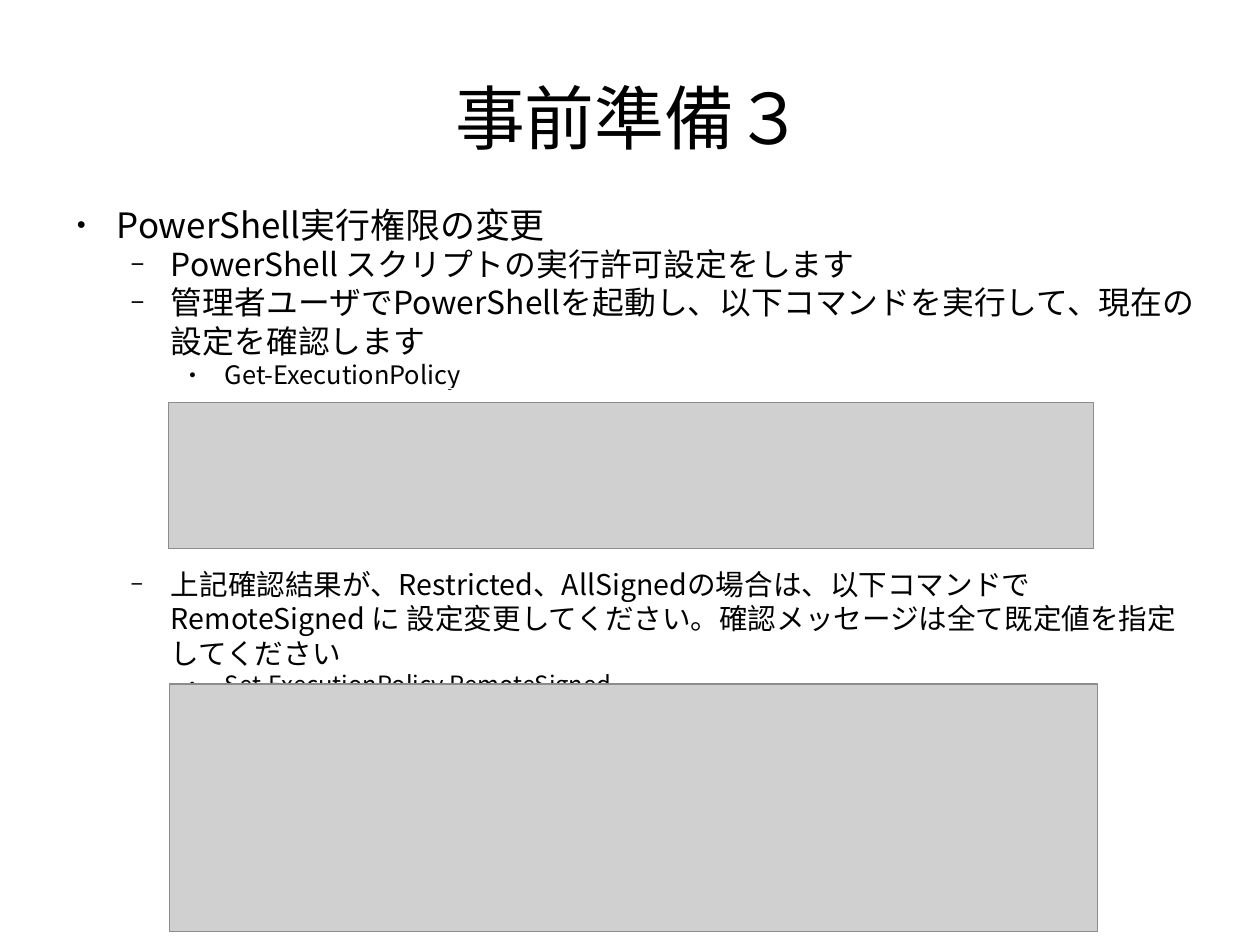
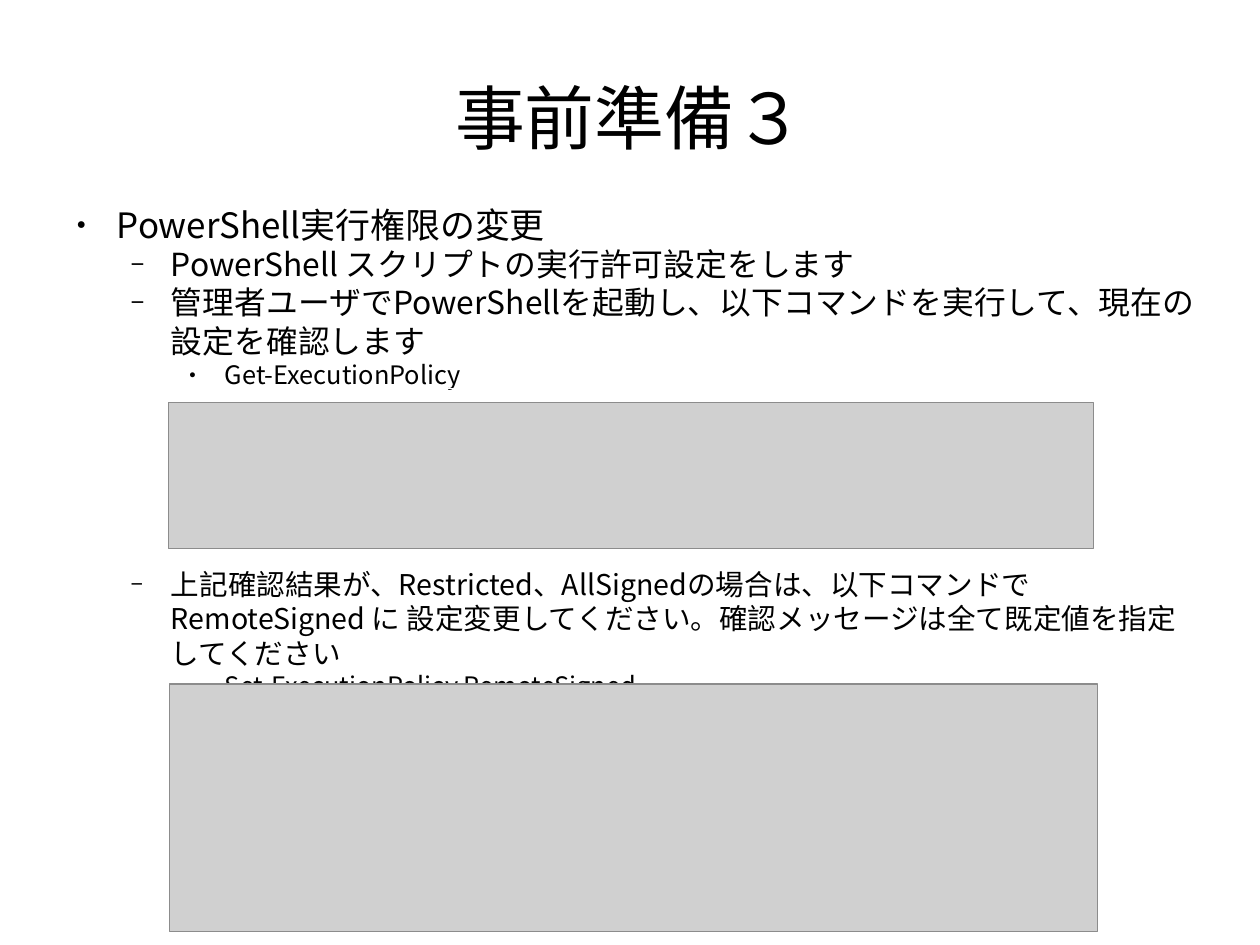
Before and after one commit to frsw3nr/gradle-server-acceptance, a slide deck: slide 6 of docs/jp/tutorial_test_pc.pptx. Drawn at 1260x945 pixels with LibreOffice and Linux fonts; fonts in the diff are those of the drawing; grey boxes stand for pictures. Boxes give left, top, right and bottom in pixels: in the first picture for what was removed or moved away, otherwise in the second. Text is boxed around its words. In the diff, an @@ line names an element or a change of style, - is before the commit and + after.

```diff
--- a/docs/jp/tutorial_test_pc.pptx
+++ b/docs/jp/tutorial_test_pc.pptx
@@ text at (225,669,636,685): size 15 to 16 pt in "Set-ExecutionPolicy RemoteSigned" @@
```
Also in this commit, not shown: 2 other slides changed, 2 other files.
